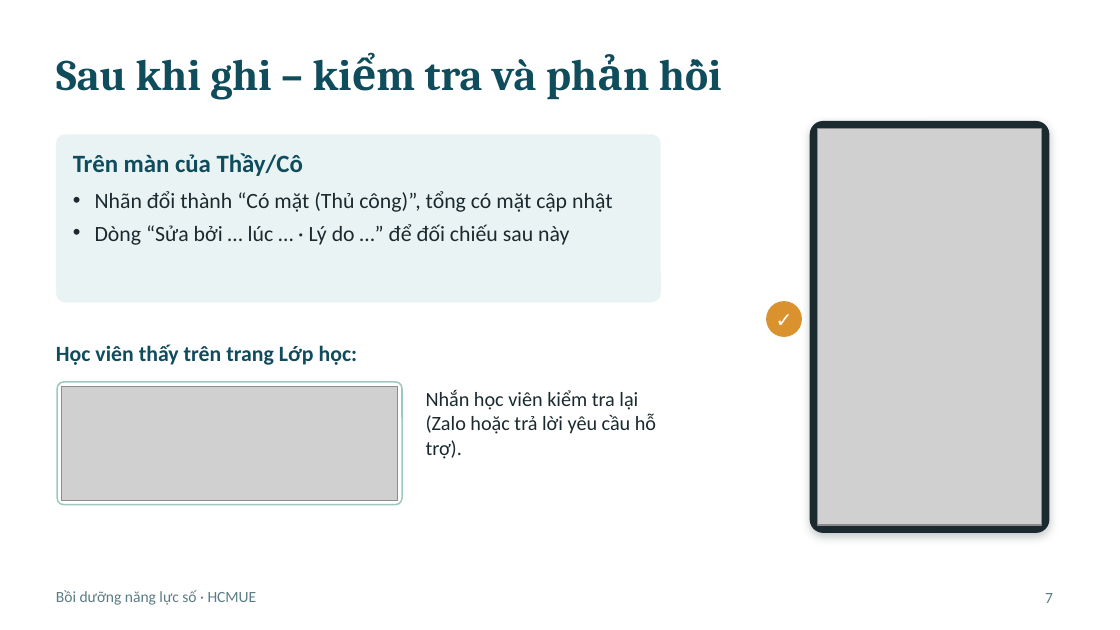
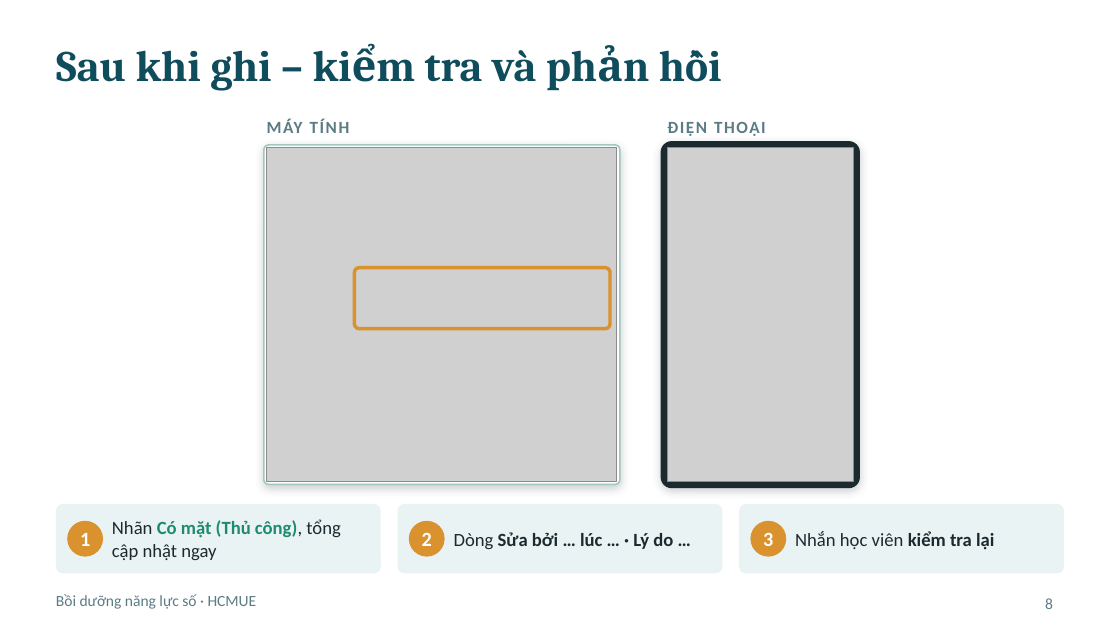
Before and after one commit to thienvo2111/thong-tin-hoc-vien, a slide deck: slide 8 of docs/huong-dan-diem-danh-bo-sung-ho-tro.pptx (slide 7 before the commit). Drawn at 1120x630 pixels with LibreOffice and Linux fonts; fonts in the diff are those of the drawing; grey boxes stand for pictures. Boxes give left, top, right and bottom in pixels: in the first picture for what was removed or moved away, otherwise in the second. Text is boxed around its words. In the diff, an @@ line names an element or a change of style, - is before the commit and + after.

```diff
--- a/docs/huong-dan-diem-danh-bo-sung-ho-tro.pptx
+++ b/docs/huong-dan-diem-danh-bo-sung-ho-tro.pptx
@@ title "Sau khi ghi – kiểm ...": place and size @@
-title "Sau khi ghi – kiểm ..." at (56,59,537,100)
+title "Sau khi ghi – kiểm ..." at (56,50,537,91)
@@ text added at (267,119,350,133), 11 pt, text #5B7C85, bold @@
+MÁY TÍNH
@@ rounded rectangle removed at (56,134,661,302) @@
@@ rounded rectangle added at (264,144,620,484), fill #FFFFFF, outline #9DC9C0 1 pt @@
@@ picture added at (267,148,617,482) @@
@@ rounded rectangle: place and size @@
-rounded rectangle at (810,121,1049,533)
+rounded rectangle at (661,141,860,488)
@@ rounded rectangle at (661,141,860,488): shadow changed @@
@@ text added at (667,122,766,136), 11 pt, text #5B7C85, bold @@
+ĐIỆN THOẠI
@@ picture added at (668,148,853,482) @@
@@ picture removed at (818,129,1042,525) @@
@@ text removed at (73,153,612,245) @@
-Trên màn của Thầy/Cô
-• Nhãn đổi thành “Có mặt (Thủ công)”, tổng có mặt cập nhật
-• Dòng “Sửa bởi … lúc … · Lý do …” để đối chiếu sau này
@@ rounded rectangle added at (354,268,609,328), outline #D9922E 2.25 pt @@
@@ text removed at (766,301,802,337) @@
-✓
@@ text removed at (56,344,358,365) @@
-Học viên thấy trên trang Lớp học:
@@ rounded rectangle removed at (57,382,402,505) @@
@@ picture removed at (62,386,398,501) @@
@@ rounded rectangle added at (56,504,381,573), fill #EAF3F3 @@
@@ rounded rectangle added at (398,504,722,573), fill #EAF3F3 @@
@@ rounded rectangle added at (739,504,1064,573), fill #EAF3F3 @@
@@ text "Nhắn học viên kiểm tra ..." at (795,531,994,550): vertical alignment top to middle @@
@@ ellipse added at (67,521,103,557), fill #D9922E @@
@@ text added at (80,533,90,546), 13 pt, text #FFFFFF, bold @@
+1
@@ text added at (112,519,340,560), 12 pt, text #1B2A2F @@
+Nhãn Có mặt (Thủ công), tổng cập nhật ngay
@@ ellipse added at (409,521,445,557), fill #D9922E @@
@@ text added at (422,532,432,546), 13 pt, text #FFFFFF, bold @@
+2
@@ text added at (454,532,673,549), 12 pt, text #1B2A2F, bold @@
+Dòng Sửa bởi … lúc … · Lý do …
@@ ellipse: place and size @@
-ellipse at (766,301,802,337)
+ellipse at (750,521,786,557)
@@ text added at (763,532,773,546), 13 pt, text #FFFFFF, bold @@
+3
@@ text at (795,531,994,550): text changed; size 13 to 12 pt @@
-Nhắn học viên kiểm tra lại (Zalo hoặc trả lời yêu cầu hỗ trợ).
+Nhắn học viên kiểm tra lại
@@ text "Bồi dưỡng năng lực số ...": place and size @@
-text "Bồi dưỡng năng lực số ..." at (56,590,257,605)
+text "Bồi dưỡng năng lực số ..." at (56,594,257,609)
@@ page number removed at (1045,593,1053,603) @@
-7
@@ page number added at (1045,598,1053,609), 10 pt, text #5B7C85 @@
+8
```
Also in this commit, not shown: 7 other slides changed, 1 slide added, 1 other file.
